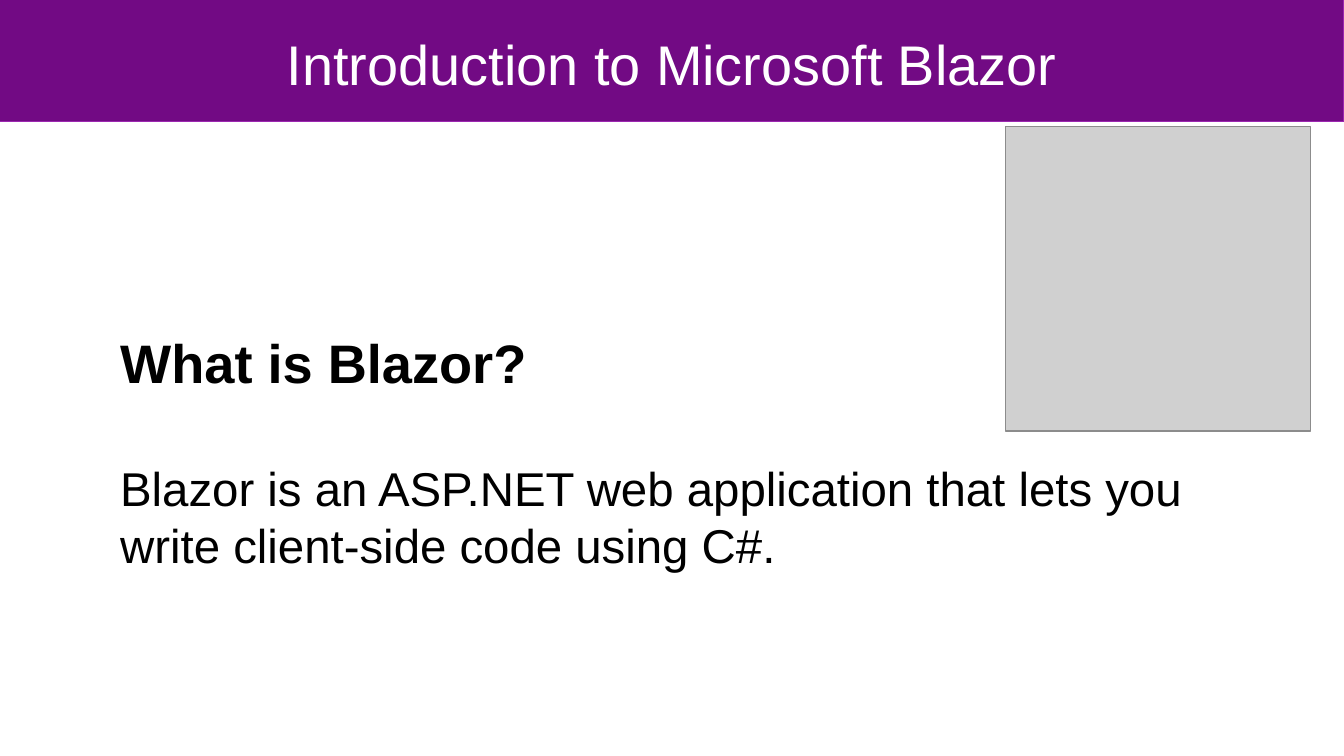
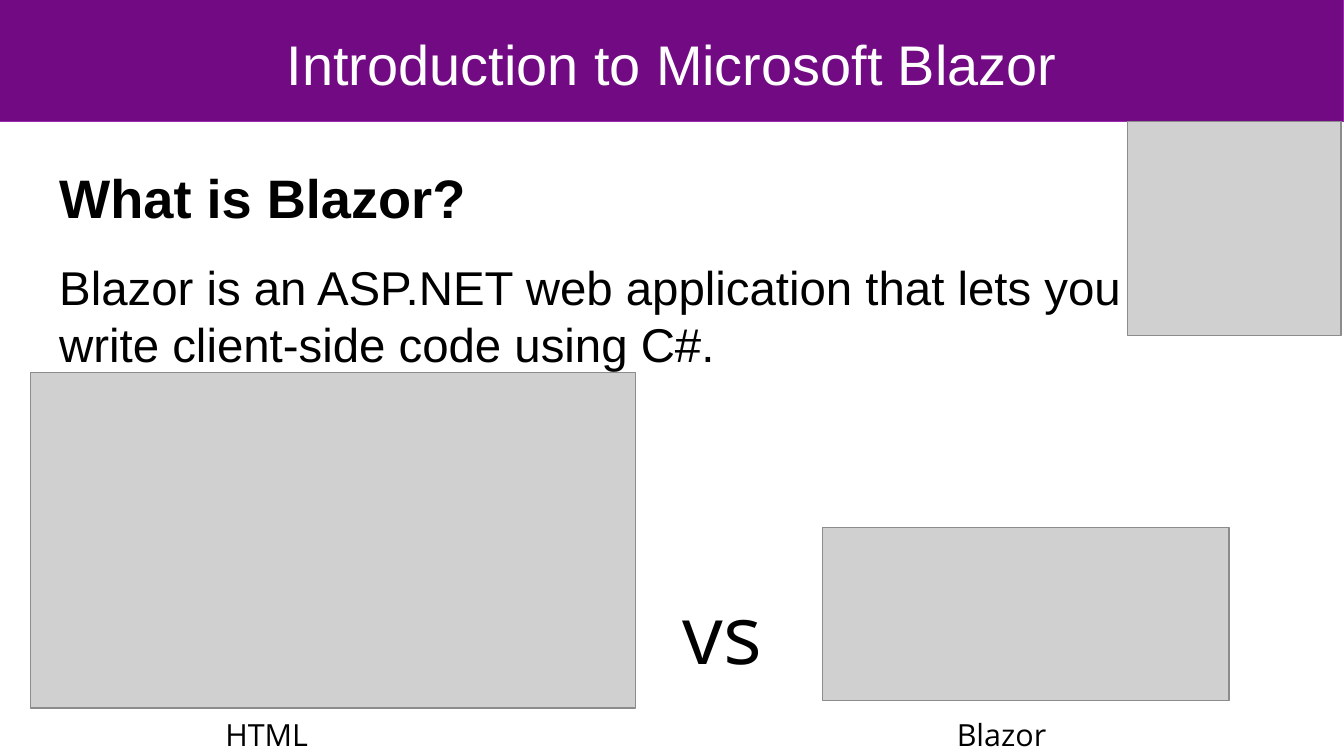
Before and after one commit to wheat32/BlazorTest, a slide deck: slide 1 of blazor_short.odp. Drawn at 1344x756 pixels with LibreOffice and Linux fonts; fonts in the diff are those of the drawing; grey boxes stand for pictures. Boxes give left, top, right and bottom in pixels: in the first picture for what was removed or moved away, otherwise in the second. Text is boxed around its words. In the diff, an @@ line names an element or a change of style, - is before the commit and + after.

```diff
--- a/blazor_short.odp
+++ b/blazor_short.odp
@@ subtitle "What is Blazor?" rewrapped from (x1=120, y1=343, x2=1181, y2=573) to (x1=59, y1=178, x2=1120, y2=372) @@
@@ picture resized from (x1=1006, y1=127, x2=1311, y2=432) to (x1=1128, y1=122, x2=1342, y2=335) @@
@@ picture added at (x1=30, y1=373, x2=637, y2=709) @@
@@ picture added at (x1=823, y1=528, x2=1229, y2=701) @@
@@ text added at (x1=682, y1=619, x2=761, y2=665), 48 pt, text #000000 @@
+vs
@@ text added at (x1=225, y1=724, x2=308, y2=746), 18 pt, text #000000 @@
+HTML
@@ text added at (x1=957, y1=723, x2=1046, y2=747), 18 pt, text #000000 @@
+Blazor
```
Also in this commit, not shown: 3 other slides changed, 1 other file.
